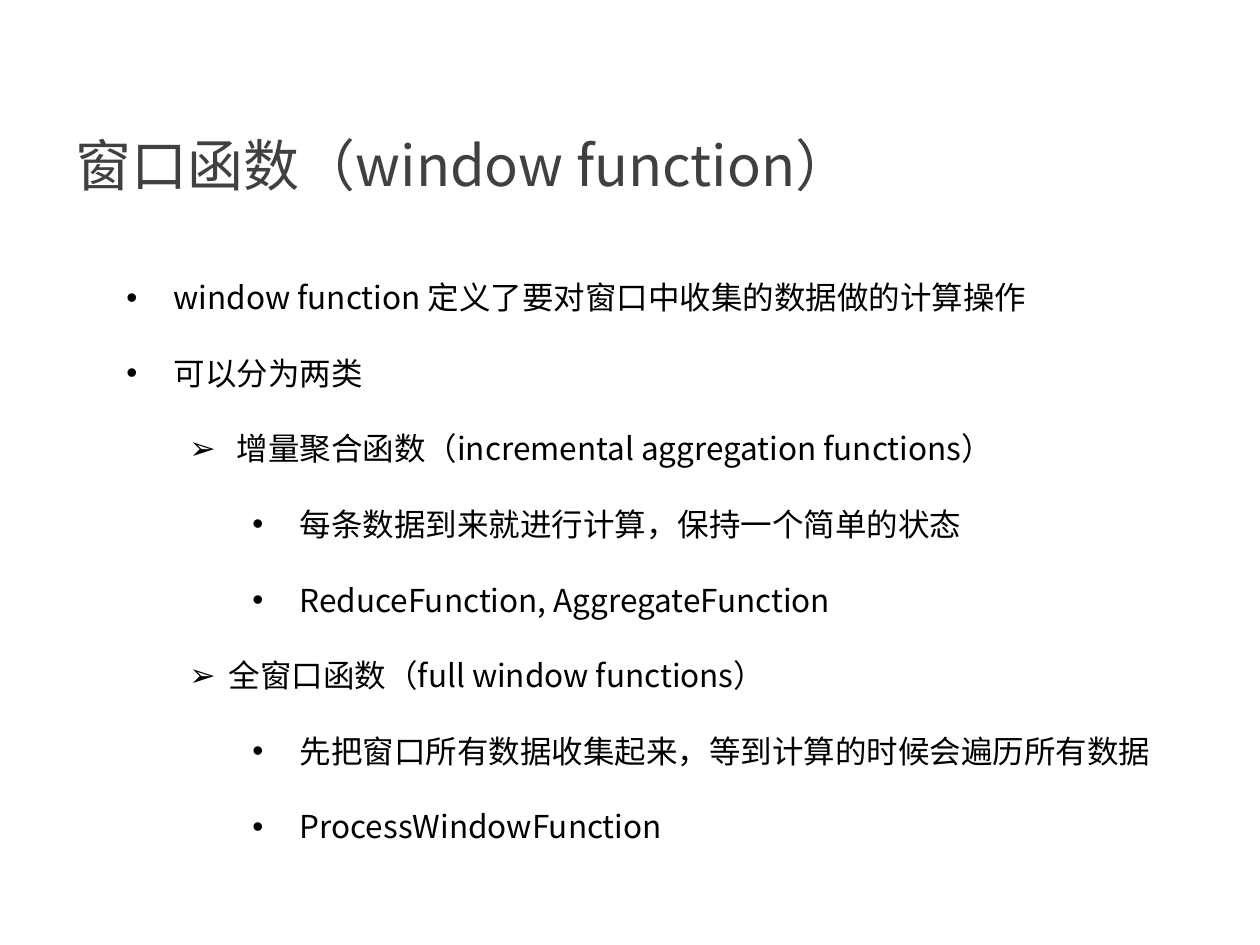
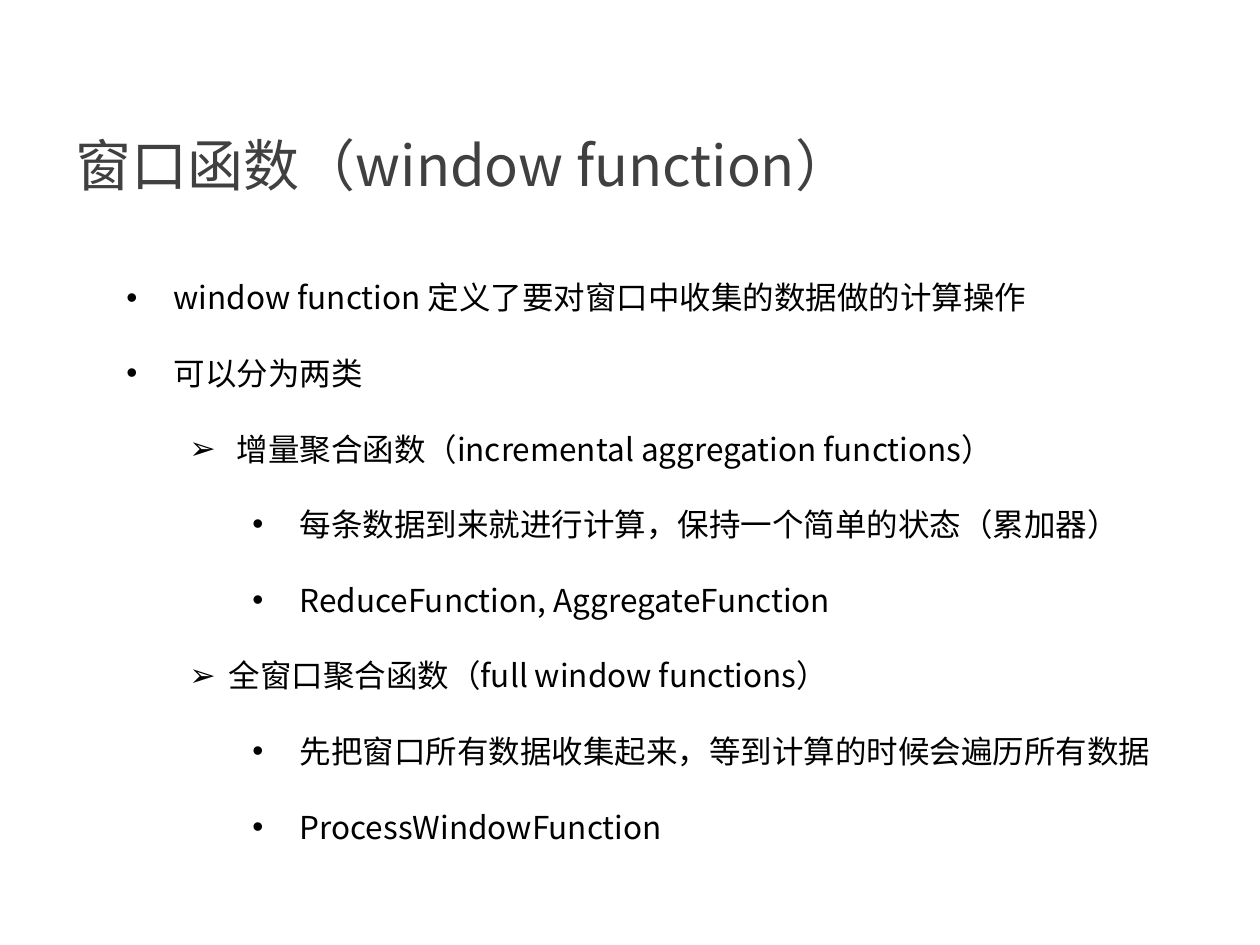
Before and after one commit to confucianzuoyuan/flink-tutorial, a slide deck: slide 13 of slides/3_Flink window API .pptx. Drawn at 1260x945 pixels with LibreOffice and Linux fonts; fonts in the diff are those of the drawing; background and template pictures are left out. Boxes give left, top, right and bottom in pixels: in the first picture for what was removed or moved away, otherwise in the second. Text is boxed around its words. In the diff, an @@ line names an element or a change of style, - is before the commit and + after.

```diff
--- a/slides/3_Flink window API .pptx
+++ b/slides/3_Flink window API .pptx
@@ text at (300, 509, 1119, 539): text changed @@
-      • 每条数据到来就进行计算，保持一个简单的状态
+      • 每条数据到来就进行计算，保持一个简单的状态（累加器）
@@ text at (229, 660, 829, 690): text changed @@
-    ➢ 全窗口函数（full window functions）
+    ➢ 全窗口聚合函数（full window functions）
```
Also in this commit, not shown: 3 other files.
